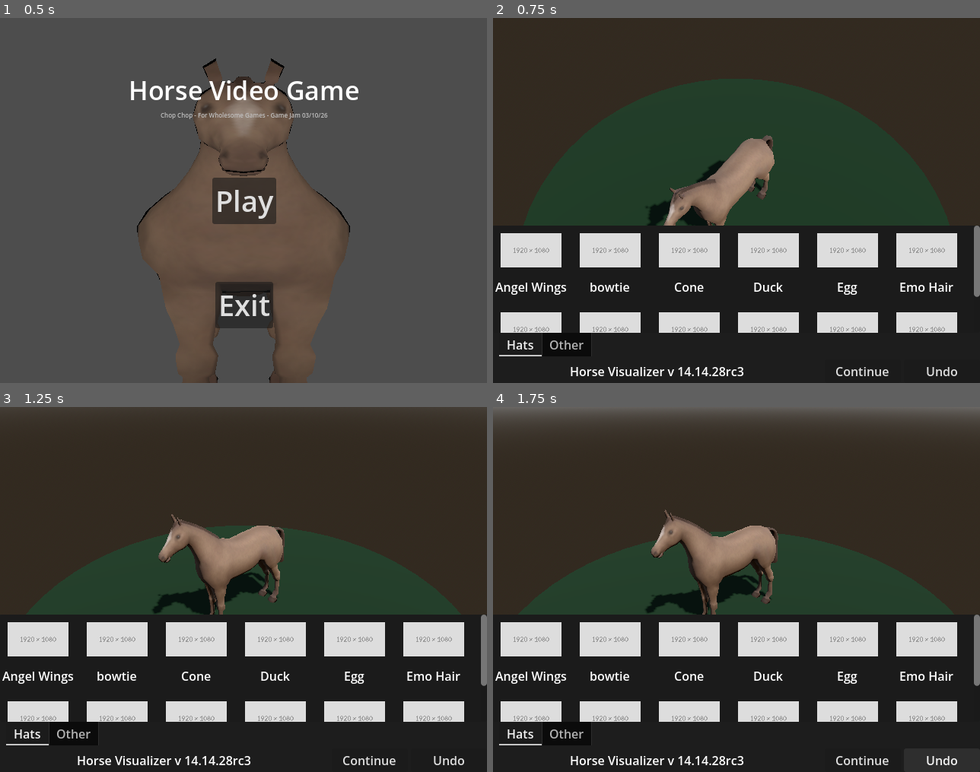
Above: before the commit, frames 1-4 (two rows, left to right).
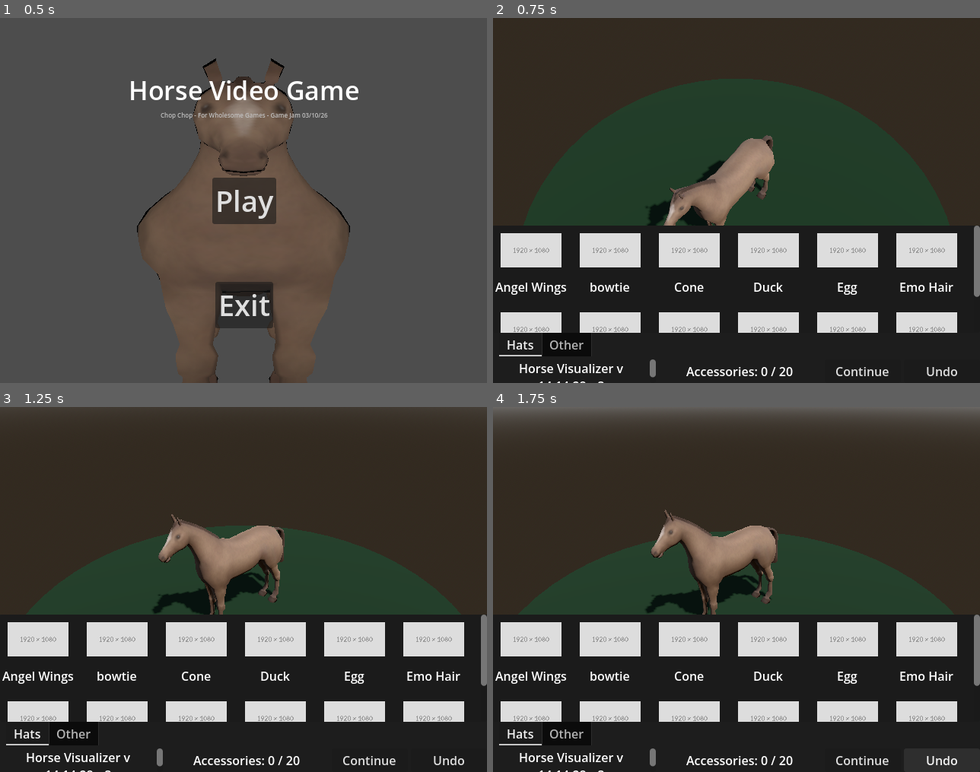
Above: after the commit, the same moments.

Repository: lukewhitingdev/gamejam-Bradys-Day-Out
Game: Godot game, scene res://Maps/MainMenuMap.tscn
Same seed, same stepped clock (60 frames per second), same inputs: the game is played once before the commit and once after it. The engine's default icon, where the game draws it, is replaced by a stand-in: a white triangle on a blue panel in a dark square.
Inputs:
- Up to frame 1 (0.5 s): no input
- Up to frame 2 (0.75 s): click "Play" at 0.5 s
- Up to frame 3 (1.25 s): no input
- Up to frame 4 (1.75 s): click "Undo" at 1.25 s

Frame 1 is identical in both runs. In frame 2, 0.8% of the frame differs, in the area x 5-62%, y 93-100%; in frame 3, 0.8%; in frame 4, 0.8%.

Commit message:
Add max accessories count

Diff:
--- a/app/chopchop/GameObjects/dressup_camera.gd
+++ b/app/chopchop/GameObjects/dressup_camera.gd
@@ -64,7 +64,7 @@
 			%cursorobj.rotation_degrees = Vector3(0, 0, 0)
 			%cursorobj.global_position = MouseNormal * 3 + %Camera3D.global_position
 
-	%cursorobj.visible = !bMouseLook
+	%cursorobj.visible = !bMouseLook && ChildHorseNode._can_add_accessory()
 
 
 func _unhandled_input(event: InputEvent) -> void:
@@ -82,9 +82,6 @@
 		TargetRotation.x = clamp(TargetRotation.x, -89 * DegToRad, 2 * DegToRad)
 
 	if event.is_action_pressed("Left_Click") && bValidPlacingPosition && hasCurrentSelectedAsset:
-		#var scene = currentSelectedAsset
-		#var instance = scene.instantiate()
-		#%Horse.add_child(instance)
 		var params: HorseAccessoryData = HorseAccessoryData.new()
 		params.AccessoryPath = currentSelectedAsset.resource_path
 		params.AccessoryTransform = %cursorobj.global_transform
--- a/app/chopchop/GameObjects/player_horse_mesh_collection.gd
+++ b/app/chopchop/GameObjects/player_horse_mesh_collection.gd
@@ -17,8 +17,6 @@
 	AddedHorseAccessoriesNodes.clear()
 	AddedHorseAccessories.clear()
 
-	print("horse defucked")
-
 	for AccessoryData in Horsinator4000mk7.HorseAccessories:
 		_add_accessory(AccessoryData)
 
@@ -28,20 +26,24 @@
 		AddedHorseAccessoriesNodes.pop_back()
 		AddedHorseAccessories.pop_back()
 
+func _can_add_accessory() -> bool:
+	return AddedHorseAccessories.size() < Horsinator4000mk7.MaxAccessoriesCount
+
 func _add_accessory(Data: HorseAccessoryData) -> void:
-	var scene = load(Data.AccessoryPath)
-	var instance = scene.instantiate()
-	add_child(instance)
-	instance.add_to_group("Accessories")
-	if !Data.bUseLocalTransform:
-		instance.global_transform = Data.AccessoryTransform
-		Data.AccessoryTransform = instance.transform
-		Data.bUseLocalTransform = true
-	else:
-		instance.transform = Data.AccessoryTransform
+	if _can_add_accessory():
+		var scene = load(Data.AccessoryPath)
+		var instance = scene.instantiate()
+		add_child(instance)
+		instance.add_to_group("Accessories")
+		if !Data.bUseLocalTransform:
+			instance.global_transform = Data.AccessoryTransform
+			Data.AccessoryTransform = instance.transform
+			Data.bUseLocalTransform = true
+		else:
+			instance.transform = Data.AccessoryTransform
 
-	AddedHorseAccessories.push_back(Data)
-	AddedHorseAccessoriesNodes.push_back(instance)
+		AddedHorseAccessories.push_back(Data)
+		AddedHorseAccessoriesNodes.push_back(instance)
 
 func _save_horse() -> void:
 	Horsinator4000mk7.HorseAccessories.clear()
--- a/app/chopchop/Horsinator4000MK7.gd
+++ b/app/chopchop/Horsinator4000MK7.gd
@@ -1,4 +1,6 @@
 extends Node
+
+const MaxAccessoriesCount: int = 20
 
 var HorseAccessories: Array[HorseAccessoryData]
 
--- a/app/chopchop/UI/Components/Footer/SaveFooter.tscn
+++ b/app/chopchop/UI/Components/Footer/SaveFooter.tscn
@@ -23,6 +23,14 @@
 vertical_alignment = 1
 script = ExtResource("1_cm3yt")
 
+[node name="AccessoriesCount" type="RichTextLabel" parent="." unique_id=1906251905]
+unique_name_in_owner = true
+layout_mode = 2
+size_flags_horizontal = 3
+text = "Accessories: ##/##"
+horizontal_alignment = 1
+vertical_alignment = 1
+
 [node name="Button" type="Button" parent="." unique_id=429022490]
 custom_maximum_size = Vector2(100, -1)
 layout_mode = 2
--- a/app/chopchop/UI/Components/Footer/save_footer.gd
+++ b/app/chopchop/UI/Components/Footer/save_footer.gd
@@ -1,8 +1,13 @@
 extends HBoxContainer
 
+@onready var Horse: Node3D = get_tree().get_first_node_in_group("HorseGroup")
+
 func _on_button_pressed() -> void:
-	get_tree().get_first_node_in_group("HorseGroup")._save_horse()
+	Horse._save_horse()
 	get_tree().change_scene_to_file("res://Maps/Plinko.tscn")
 
 func _on_button_2_pressed() -> void:
-	get_tree().get_first_node_in_group("HorseGroup")._remove_last_accessory()
+	Horse._remove_last_accessory()
+
+func _process(delta: float) -> void:
+	%AccessoriesCount.text = "Accessories: " + str(Horse.AddedHorseAccessories.size()) + " / " + str(Horsinator4000mk7.MaxAccessoriesCount)
